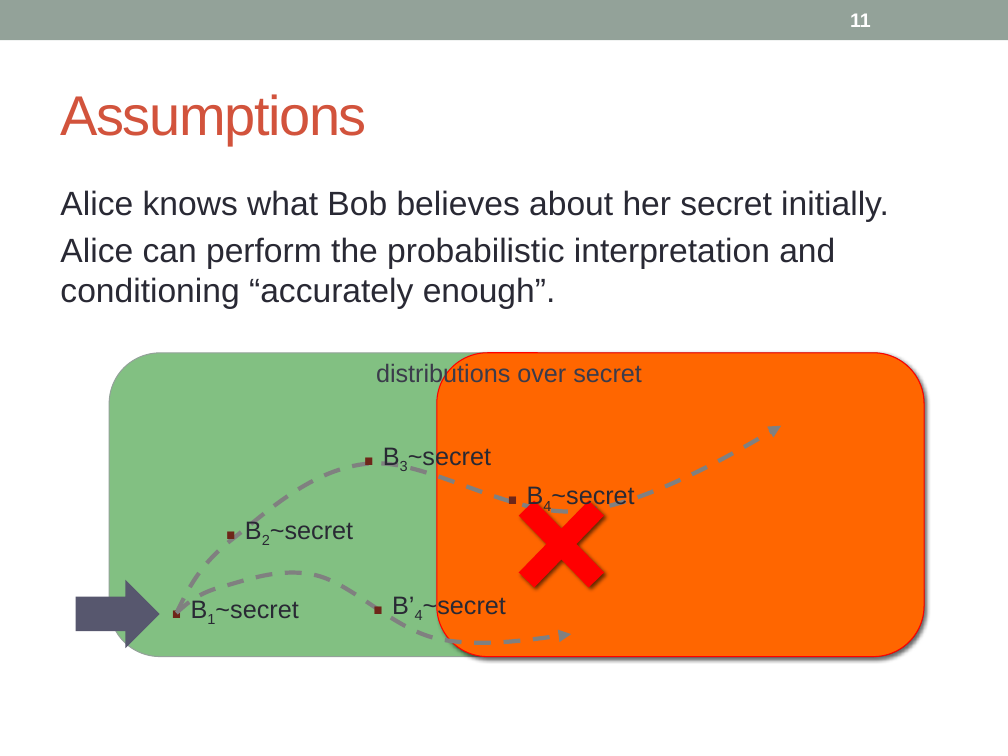
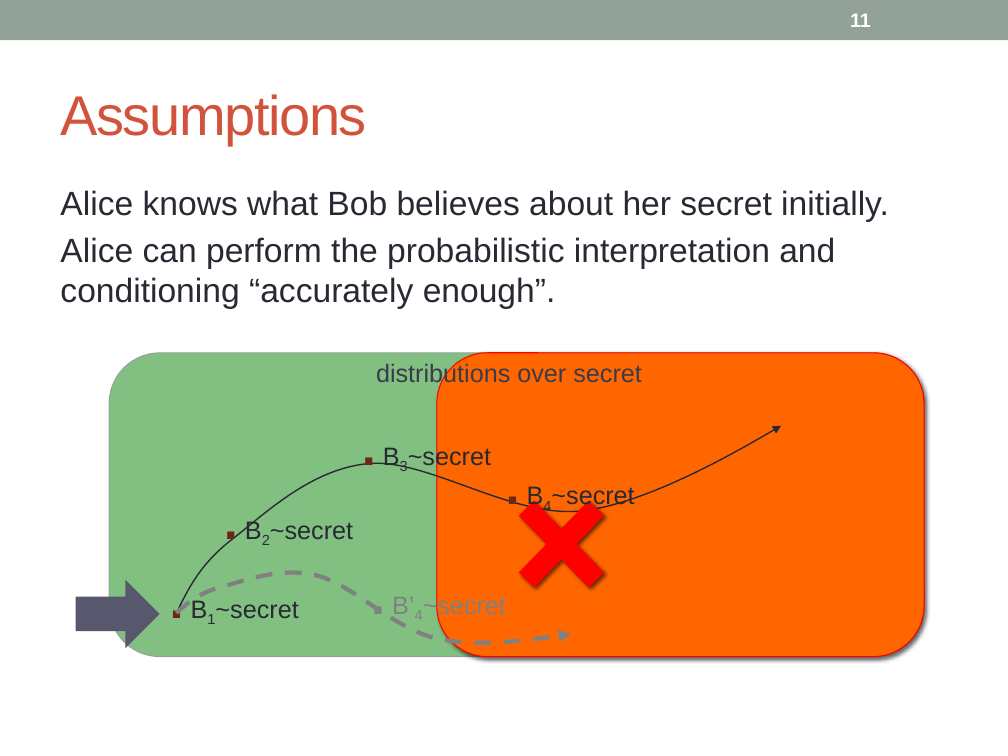
Before and after one commit to piotrm0/ppw12, a slide deck: slide 11 of pres/ppw12-pres.pptx. Drawn at 1008x756 pixels with LibreOffice and Linux fonts; fonts in the diff are those of the drawing. Boxes give left, top, right and bottom in pixels: in the first picture for what was removed or moved away, otherwise in the second. Text is boxed around its words. In the diff, an @@ line names an element or a change of style, - is before the commit and + after.

```diff
--- a/pres/ppw12-pres.pptx
+++ b/pres/ppw12-pres.pptx
@@ freeform shape at [176,425,781,613]: outline #808080 3 pt dashed to #292934 1 pt @@
@@ text ". B’4~secret" at [423,486,551,619]: text colour #6E2619 to #808080 in "."; text colour #292934 to #808080 @@
```
Also in this commit, not shown: 9 other slides changed.
